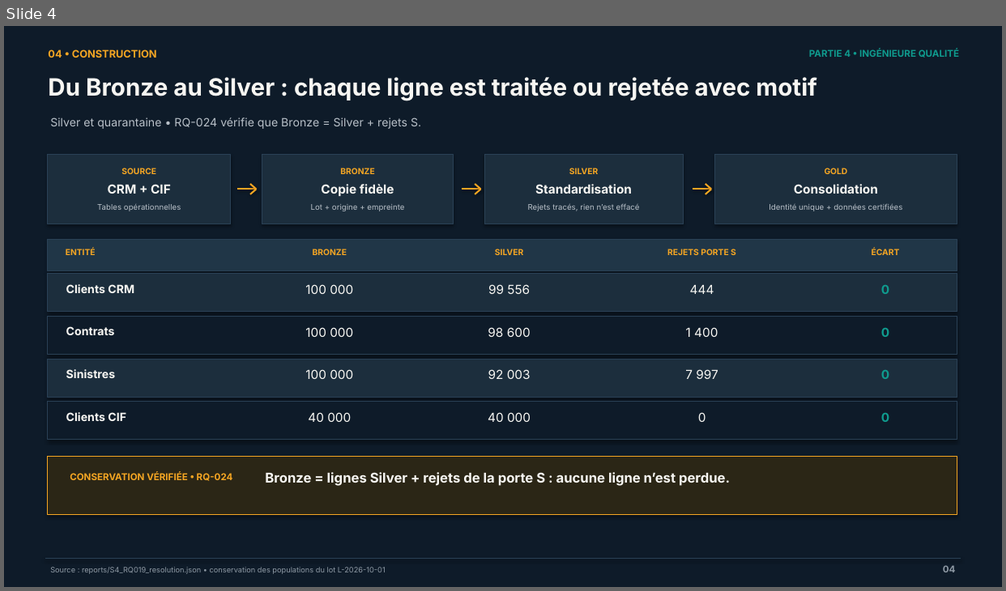
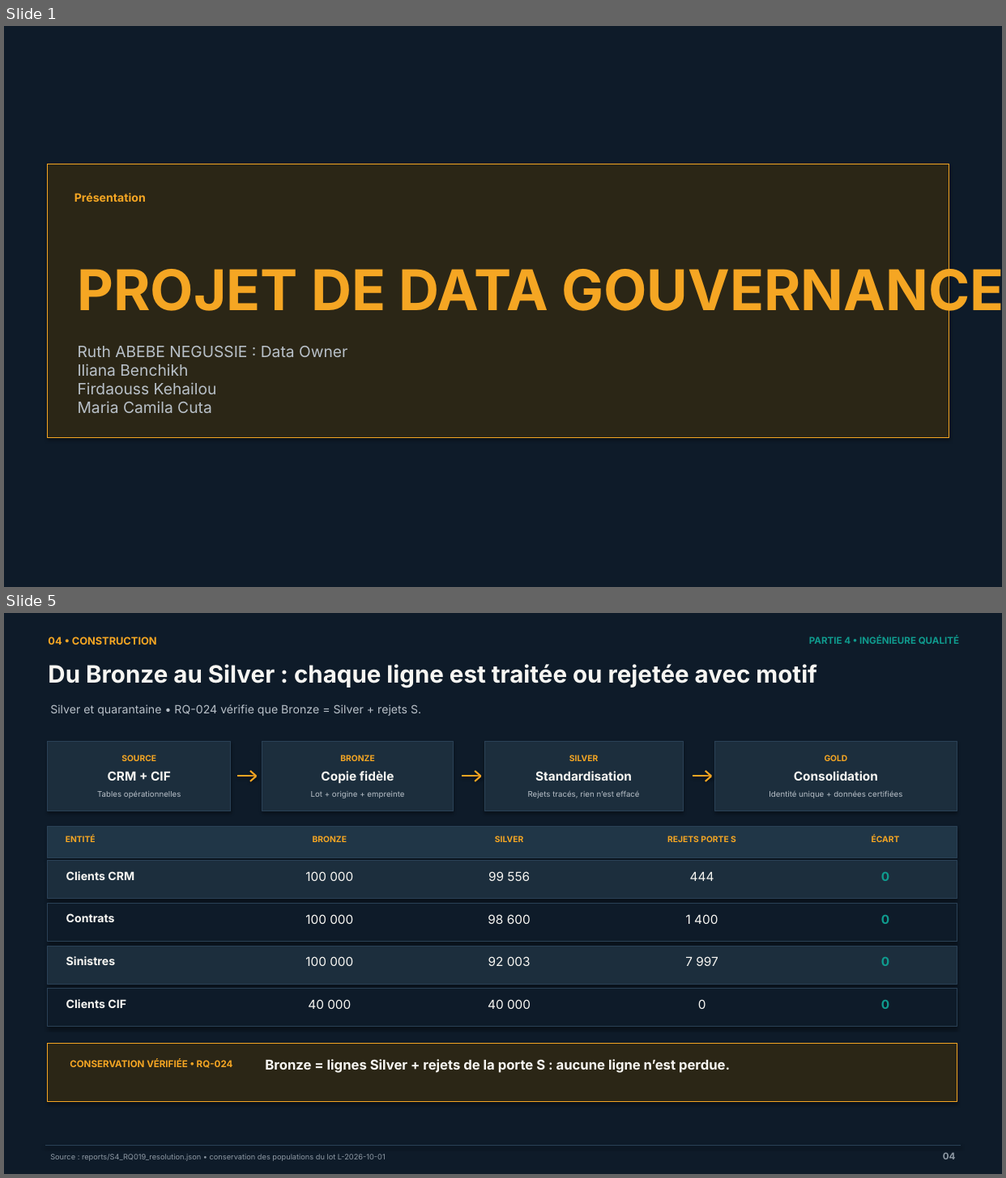
Before and after one commit to ruthabebeneg/td-qualite-g02, a slide deck: livrables/Soutenance_AssurConnect_G02.pptx. Shown one above the other, each under a label of ours: slide 4 before the commit, slides 1 and 5 after it; the slides between them are not shown. The pictures are 1006x591 and 1006x1178 pixels, drawn with LibreOffice and Linux fonts; fonts in the diff are those of the drawing. Boxes give left, top, right and bottom in pixels: in the first picture for what was removed or moved away, otherwise in the second. Text is boxed around its words. In the diff, an @@ line names an element or a change of style, - is before the commit and + after.

```diff
--- a/livrables/Soutenance_AssurConnect_G02.pptx
+++ b/livrables/Soutenance_AssurConnect_G02.pptx
@@ slide 1 added at (x1=4, y1=26, x2=1002, y2=587), background #0E1B29 @@
@@ rectangle added at (x1=48, y1=165, x2=949, y2=437), fill #2B2616, outline #F5A623 0.8 pt @@
@@ text added at (x1=74, y1=193, x2=146, y2=202), 11 pt, text #F5A623, bold @@
+Présentation
@@ text added at (x1=78, y1=263, x2=1002, y2=322), 54 pt, text #F5A623, bold @@
+PROJET DE DATA GOUVERNANCE
@@ text added at (x1=78, y1=346, x2=347, y2=413), 15 pt, text #B8C0C8 @@
+Ruth ABEBE NEGUSSIE : Data Owner
+Iliana Benchikh
+Firdaouss Kehailou
+Maria Camila Cuta
@@ what was slide 4 is now slide 5 @@
```
Also in this commit, not shown: 6 slides changed, 1 other slide added, 1 other file.
